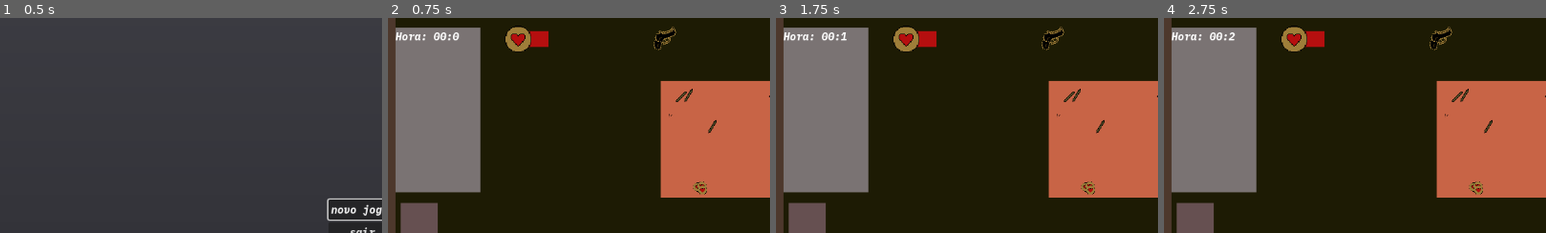
Above: before the commit, frames 1-4 (left to right).
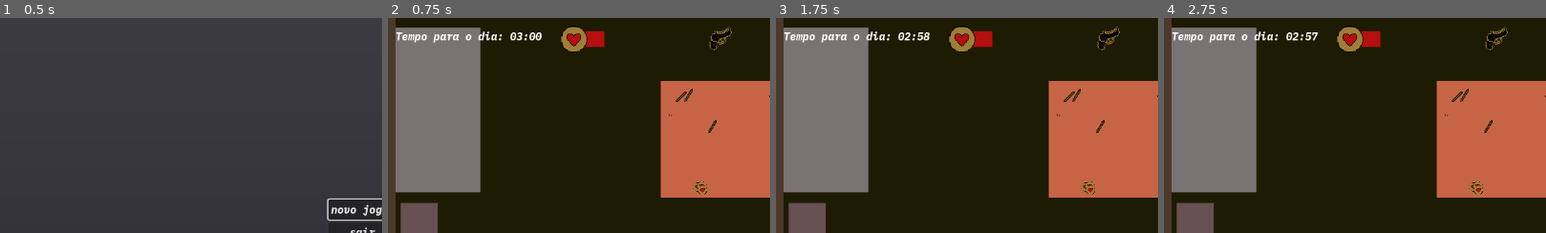
Above: after the commit, the same moments.

Repository: kawasousa/Scary-Jammers
Game: Godot game, scene res://scenes/menu_inicial.tscn
Two runs of this game, one before a commit and one after it. Both use one fixed random seed, a clock stepped at 60 frames per second and the inputs below.
Inputs (mouse positions are % of the whole screen's width and height, from its top left):
- Up to frame 1 (0.5 s): no input
- Up to frame 2 (0.75 s): click "novo jogo" at 0.5 s
- Up to frame 3 (1.75 s): tap Enter at 1.25 s; move the mouse to (72, 45) at 1.27 s; hold D (ui_right) from 1.28 s (still down)
- Up to frame 4 (2.75 s): move the mouse to (30, 55) at 2.02 s; release D (ui_right) at 2.03 s; hold S (ui_down) from 2.03 s (still down)
The pictures show only the part of the screen within x 2-52%, y 3-53%; the shares and areas given below are measured in that part.

Frame 1 is identical in both runs. In frame 2, 3.1% of the frame differs, in the area x 2-90%, y 3-16%; in frame 3, 3.1%; in frame 4, 3.1%.

Commit message:
upup

Diff:
--- a/Scary Jam/Autoload/Global.gd
+++ b/Scary Jam/Autoload/Global.gd
@@ -4,15 +4,16 @@
 @onready var timer: Timer = $Timer
 var game_over: bool = false
 var game_win: bool = false
-var game_seconds: int = 0
-var game_minutes: int = 0
+var game_day: int
+var game_seconds: int
+var game_minutes: int
 var can_start_invasion_timer: bool = false
 var enemy_node
 var house_scene_node
 var outdoor_scene_node
 var hud_node
 var player_node
-var invasion_rect_factor: int = 0
+var invasion_rect_factor: int
 var player_position: Vector2 = Vector2(385, 540)
 var player_shooots: int
 var player_life: int
@@ -29,6 +30,7 @@
 	Input.set_custom_mouse_cursor(load("res://assets/UI_Flat_Select_02a1.png"))
 
 func _process(_delta):
+	day_to_win()
 	set_invasion_timer()
 	get_bullet()
 	spawn_enemy()
@@ -54,7 +56,7 @@
 			game_over = true
 
 func spawn_enemy() -> void:
-	if can_spawn_enemies == true and get_tree().get_nodes_in_group("enemy").size() < 2:
+	if can_spawn_enemies == true and get_tree().get_nodes_in_group("enemy").size() < 2 * game_day:
 		for spawner in outdoor_scene_node.get_node("enemy_spawner").get_children():
 			var enemy = ENEMY_SCENE.instantiate()
 			enemy.global_position = spawner.global_position
@@ -77,22 +79,30 @@
 
 func reset_game_values() -> void:
 	game_win = false
+	game_over = false
 	game_seconds = 0
-	game_minutes = 0
+	game_minutes = 3
 	timer.stop()
 	player_position = Vector2(385, 540)
 	invasion_rect_factor = 0
 	can_start_invasion_timer = false
+	can_spawn_enemies = false
 	player_shoot_resource = 0
 	player_shooots = 0
 	player_life_resource = 0
 	player_life = 1
+	game_day = 1
 
 func _on_timer_timeout():
-	game_seconds += 1
-	print(game_seconds)
-	if game_seconds == 60:
+	if game_minutes == 0 and game_seconds == 0:
+		game_day += 1
+		game_minutes = 5
 		game_seconds = 0
-		game_minutes += 1
-	if game_minutes == 2:
+	if game_seconds == 0:
+		game_seconds = 59
+		game_minutes -= 1
+	game_seconds -= 1
+
+func day_to_win() -> void:
+	if game_day == 3:
 		game_win = true
--- a/Scary Jam/scenes/enemy_scene.tscn
+++ b/Scary Jam/scenes/enemy_scene.tscn
@@ -1,11 +1,49 @@
-[gd_scene load_steps=3 format=3 uid="uid://dut6mmgcxxyas"]
+[gd_scene load_steps=9 format=3 uid="uid://dut6mmgcxxyas"]
 
 [ext_resource type="Script" path="res://script/enemy_scene.gd" id="1_negh7"]
+[ext_resource type="Texture2D" uid="uid://brq7ymwmrpeyj" path="res://assets/Slime.01-idle.png" id="2_s3efi"]
 
 [sub_resource type="RectangleShape2D" id="RectangleShape2D_5462s"]
 size = Vector2(40, 40)
 
+[sub_resource type="AtlasTexture" id="AtlasTexture_4xjfh"]
+atlas = ExtResource("2_s3efi")
+region = Rect2(0, 15, 48, 17)
+
+[sub_resource type="AtlasTexture" id="AtlasTexture_8wt3p"]
+atlas = ExtResource("2_s3efi")
+region = Rect2(48, 15, 48, 17)
+
+[sub_resource type="AtlasTexture" id="AtlasTexture_1lqjv"]
+atlas = ExtResource("2_s3efi")
+region = Rect2(96, 15, 48, 17)
+
+[sub_resource type="AtlasTexture" id="AtlasTexture_nlr85"]
+atlas = ExtResource("2_s3efi")
+region = Rect2(144, 15, 48, 17)
+
+[sub_resource type="SpriteFrames" id="SpriteFrames_hfd8k"]
+animations = [{
+"frames": [{
+"duration": 1.0,
+"texture": SubResource("AtlasTexture_4xjfh")
+}, {
+"duration": 1.0,
+"texture": SubResource("AtlasTexture_8wt3p")
+}, {
+"duration": 1.0,
+"texture": SubResource("AtlasTexture_1lqjv")
+}, {
+"duration": 1.0,
+"texture": SubResource("AtlasTexture_nlr85")
+}],
+"loop": true,
+"name": &"idle",
+"speed": 5.0
+}]
+
 [node name="enemy" type="CharacterBody2D"]
+disable_mode = 1
 motion_mode = 1
 script = ExtResource("1_negh7")
 
@@ -14,51 +52,12 @@
 [node name="CollisionShape2D" type="CollisionShape2D" parent="Area2D"]
 shape = SubResource("RectangleShape2D_5462s")
 
-[node name="Sprite2D" type="Sprite2D" parent="."]
-
-[node name="ColorRect2" type="ColorRect" parent="Sprite2D"]
-anchors_preset = 8
-anchor_left = 0.5
-anchor_top = 0.5
-anchor_right = 0.5
-anchor_bottom = 0.5
-offset_left = -8.5
-offset_top = -36.5
-offset_right = 11.5
-offset_bottom = 3.5
-grow_horizontal = 2
-grow_vertical = 2
-rotation = 0.785398
-color = Color(0.0823529, 0.160784, 0.407843, 1)
-
-[node name="ColorRect3" type="ColorRect" parent="Sprite2D"]
-anchors_preset = 8
-anchor_left = 0.5
-anchor_top = 0.5
-anchor_right = 0.5
-anchor_bottom = 0.5
-offset_left = 39.5
-offset_top = -9.5
-offset_right = 59.5
-offset_bottom = 30.5
-grow_horizontal = 2
-grow_vertical = 2
-rotation = 2.35619
-color = Color(0.0823529, 0.160784, 0.407843, 1)
-
-[node name="ColorRect" type="ColorRect" parent="Sprite2D"]
-anchors_preset = 8
-anchor_left = 0.5
-anchor_top = 0.5
-anchor_right = 0.5
-anchor_bottom = 0.5
-offset_left = -20.0
-offset_top = -20.0
-offset_right = 20.0
-offset_bottom = 20.0
-grow_horizontal = 2
-grow_vertical = 2
-color = Color(0.239216, 0.396078, 0.105882, 1)
+[node name="AnimatedSprite2D" type="AnimatedSprite2D" parent="."]
+scale = Vector2(2.5, 2.5)
+sprite_frames = SubResource("SpriteFrames_hfd8k")
+animation = &"idle"
+autoplay = "idle"
+frame_progress = 0.821113
 
 [connection signal="area_entered" from="Area2D" to="." method="_on_area_2d_area_entered"]
 [connection signal="body_entered" from="Area2D" to="." method="_on_area_2d_body_entered"]
--- a/Scary Jam/scenes/hud.tscn
+++ b/Scary Jam/scenes/hud.tscn
@@ -8,7 +8,7 @@
 script = ExtResource("1_fmoib")
 
 [node name="shoot" type="Node2D" parent="."]
-position = Vector2(424.129, 31.2599)
+position = Vector2(508.129, 31.2599)
 
 [node name="shoot_rect" type="ColorRect" parent="shoot"]
 custom_minimum_size = Vector2(0, 20)
@@ -50,7 +50,7 @@
 metadata/_edit_use_anchors_ = true
 
 [node name="life" type="Node2D" parent="."]
-position = Vector2(205.129, 29.2599)
+position = Vector2(289.129, 29.2599)
 
 [node name="life_rect" type="ColorRect" parent="life"]
 custom_minimum_size = Vector2(0, 5)
@@ -124,4 +124,4 @@
 offset_top = -5.6059
 offset_right = 105.97
 offset_bottom = 16.3941
-text = "Hora: 00:00"
+text = "Tempo para o dia: 05:00"
--- /dev/null
+++ b/Scary Jam/scenes/win_scene.tscn
@@ -0,0 +1,103 @@
+[gd_scene load_steps=5 format=3 uid="uid://bk4lv2tygp0hw"]
+
+[ext_resource type="Script" path="res://win_scene.gd" id="1_ypsb6"]
+
+[sub_resource type="Animation" id="Animation_q136b"]
+resource_name = "win_animation"
+length = 3.0
+tracks/0/type = "value"
+tracks/0/imported = false
+tracks/0/enabled = true
+tracks/0/path = NodePath("CenterContainer/VBoxContainer/Label:self_modulate")
+tracks/0/interp = 1
+tracks/0/loop_wrap = true
+tracks/0/keys = {
+"times": PackedFloat32Array(0.5, 3),
+"transitions": PackedFloat32Array(1, 1),
+"update": 0,
+"values": [Color(1, 1, 1, 0), Color(1, 1, 1, 1)]
+}
+tracks/1/type = "value"
+tracks/1/imported = false
+tracks/1/enabled = true
+tracks/1/path = NodePath("CenterContainer/VBoxContainer/Button:self_modulate")
+tracks/1/interp = 1
+tracks/1/loop_wrap = true
+tracks/1/keys = {
+"times": PackedFloat32Array(1.8, 2.5),
+"transitions": PackedFloat32Array(1, 1),
+"update": 0,
+"values": [Color(1, 1, 1, 0), Color(1, 1, 1, 1)]
+}
+
+[sub_resource type="Animation" id="Animation_w1jww"]
+length = 0.001
+tracks/0/type = "value"
+tracks/0/imported = false
+tracks/0/enabled = true
+tracks/0/path = NodePath("CenterContainer/VBoxContainer/Label:self_modulate")
+tracks/0/interp = 1
+tracks/0/loop_wrap = true
+tracks/0/keys = {
+"times": PackedFloat32Array(0),
+"transitions": PackedFloat32Array(1),
+"update": 0,
+"values": [Color(1, 1, 1, 0)]
+}
+tracks/1/type = "value"
+tracks/1/imported = false
+tracks/1/enabled = true
+tracks/1/path = NodePath("CenterContainer/VBoxContainer/Button:self_modulate")
+tracks/1/interp = 1
+tracks/1/loop_wrap = true
+tracks/1/keys = {
+"times": PackedFloat32Array(0),
+"transitions": PackedFloat32Array(1),
+"update": 0,
+"values": [Color(1, 1, 1, 0)]
+}
+
+[sub_resource type="AnimationLibrary" id="AnimationLibrary_wsqcb"]
+_data = {
+"RESET": SubResource("Animation_w1jww"),
+"win_animation": SubResource("Animation_q136b")
+}
+
+[node name="win_scene" type="Node2D"]
+script = ExtResource("1_ypsb6")
+
+[node name="ColorRect" type="ColorRect" parent="."]
+offset_right = 1152.0
+offset_bottom = 649.0
+color = Color(0, 0, 0, 1)
+
+[node name="CenterContainer" type="CenterContainer" parent="."]
+offset_right = 1154.0
+offset_bottom = 648.0
+
+[node name="VBoxContainer" type="VBoxContainer" parent="CenterContainer"]
+layout_mode = 2
+theme_override_constants/separation = 40
+
+[node name="Label" type="Label" parent="CenterContainer/VBoxContainer"]
+self_modulate = Color(1, 1, 1, 0)
+layout_mode = 2
+size_flags_horizontal = 4
+text = "Parabéns
+por sobreviver aos Jammers!!
+
+Até a próxima jornada"
+horizontal_alignment = 1
+vertical_alignment = 1
+
+[node name="Button" type="Button" parent="CenterContainer/VBoxContainer"]
+self_modulate = Color(1, 1, 1, 0)
+layout_mode = 2
+text = "Voltar ao menu inicial"
+
+[node name="AnimationPlayer" type="AnimationPlayer" parent="."]
+libraries = {
+"": SubResource("AnimationLibrary_wsqcb")
+}
+
+[connection signal="pressed" from="CenterContainer/VBoxContainer/Button" to="." method="_on_button_pressed"]
--- a/Scary Jam/script/enemy_scene.gd
+++ b/Scary Jam/script/enemy_scene.gd
@@ -3,6 +3,8 @@
 
 const SPEED = 10000
 const HEART_RESOURCE = preload("res://scenes/heart_resource.tscn")
+@onready var animated_sprite_2d = $AnimatedSprite2D
+
 
 func _ready():
 	Global.enemy_node = self
@@ -13,6 +15,7 @@
 
 func movement(delta) -> void:
 	velocity = position.direction_to(Global.player_node.global_position) * delta * SPEED
+	animated_sprite_2d.flip_h = velocity.x > 0
 
 func _on_area_2d_body_entered(body):
 	if body.is_in_group("Player"):
--- a/Scary Jam/script/florest_scene.gd
+++ b/Scary Jam/script/florest_scene.gd
@@ -9,6 +9,9 @@
 	Global.can_spawn_enemies = false
 
 func _process(delta):
+	if Global.game_win:
+		get_tree().change_scene_to_file("res://scenes/win_scene.tscn")
+
 	if Global.can_spawn_shoot_resources:
 		for tree in get_node("tree_group").get_children():
 			tree.position.y = tree.start_position.y + sin((Engine.get_frames_drawn() * delta * 2)) * 3
--- a/Scary Jam/script/house.gd
+++ b/Scary Jam/script/house.gd
@@ -6,6 +6,10 @@
 	Global.can_start_invasion_timer = true
 	Global.can_spawn_enemies = false
 
+func _process(delta):
+	if Global.game_win:
+		get_tree().change_scene_to_file("res://scenes/win_scene.tscn")
+
 func _on_passage_area_body_entered(body):
 	if body.is_in_group("Player"):
 		Global.invasion_rect_factor = 0
--- a/Scary Jam/script/hud.gd
+++ b/Scary Jam/script/hud.gd
@@ -45,4 +45,5 @@
 
 func set_left_time_label() -> void:
 	var seconds = Global.game_seconds
-	time_label.text = "Hora: 0%s:%s" %[Global.game_minutes, Global.game_seconds]
+	var zero_second = "0" if seconds < 10 else ""
+	time_label.text = "Tempo para o dia: 0%s:%s%s" %[Global.game_minutes, zero_second, seconds]
--- a/Scary Jam/script/outdoor_scene.gd
+++ b/Scary Jam/script/outdoor_scene.gd
@@ -6,3 +6,7 @@
 	Global.can_spawn_enemies = true
 	Global.can_start_invasion_timer = false
 	## spawna os inimigos assim que a cena roda
+
+func _process(delta):
+	if Global.game_win:
+		get_tree().change_scene_to_file("res://scenes/win_scene.tscn")
--- /dev/null
+++ b/Scary Jam/win_scene.gd
@@ -0,0 +1,13 @@
+extends Node2D
+
+@onready var animation_player = $AnimationPlayer
+@onready var button = $CenterContainer/VBoxContainer/Button
+
+
+func _ready():
+	animation_player.play("win_animation")
+	await animation_player.animation_finished
+	button.grab_focus()
+
+func _on_button_pressed():
+	get_tree().change_scene_to_file("res://scenes/menu_inicial.tscn")
Binary file added: Scary Jam/assets/Slime.01-idle.png
Not shown, added: Scary Jam/assets/Slime.01-idle.png.import
